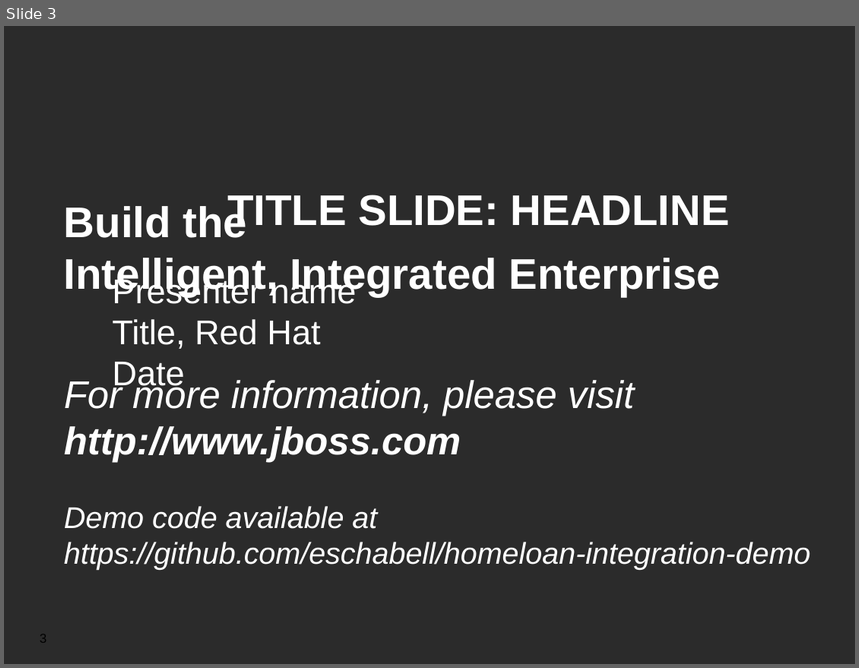
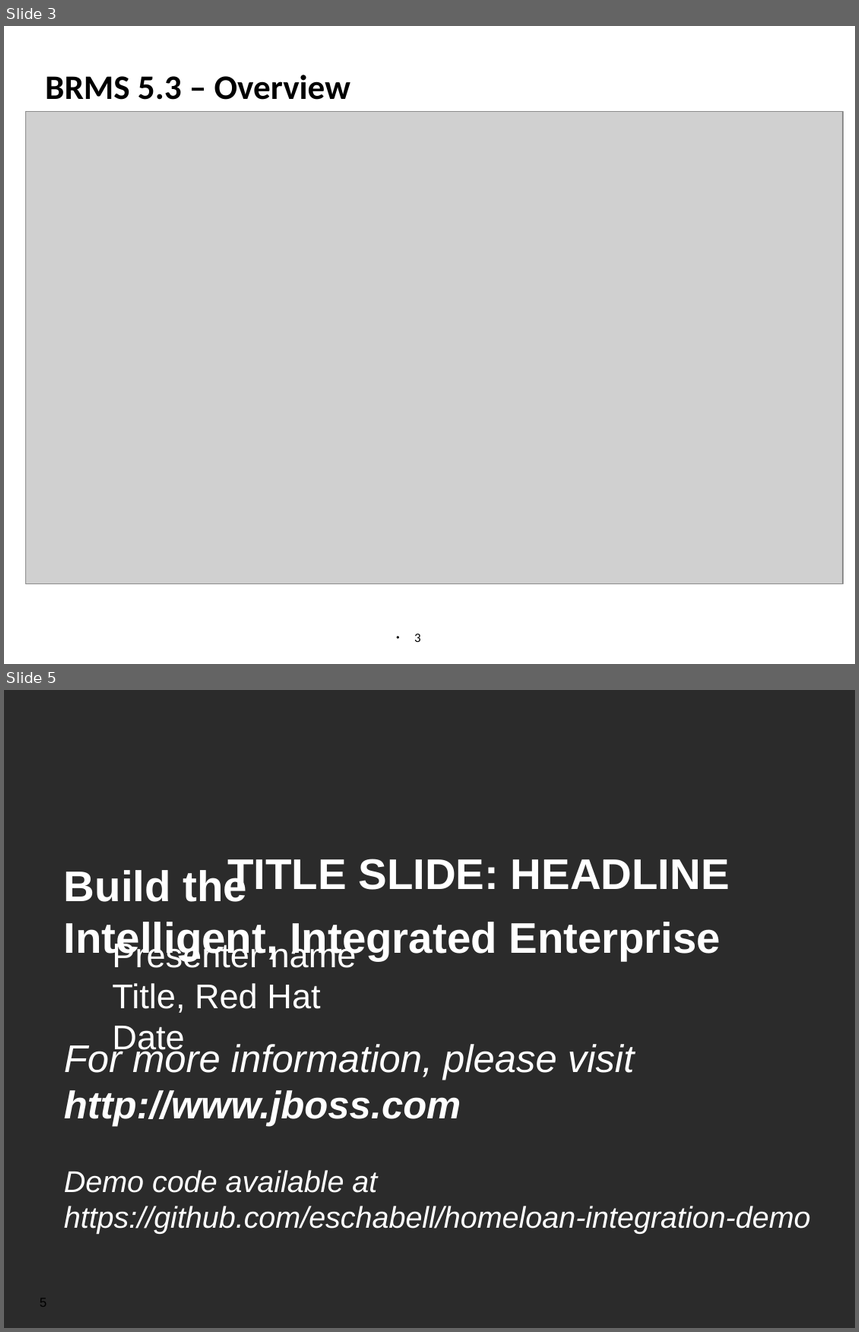
Before and after one commit to jbossdemocentral/homeloan-integration-demo, a slide deck: Demo Overview.odp. Shown one above the other, each under a label of ours: slide 3 before the commit, slides 3 and 5 after it; the slides between them are not shown. The pictures are 859x668 and 859x1332 pixels, drawn with LibreOffice and Linux fonts; fonts in the diff are those of the drawing; grey boxes stand for pictures; background and template pictures are left out; a plain dark background stands for a picture behind light text. Boxes give left, top, right and bottom in pixels: in the first picture for what was removed or moved away, otherwise in the second. Text is boxed around its words. In the diff, an @@ line names an element or a change of style, - is before the commit and + after.

Commit message:
Added overview soa and brms slides.

```diff
--- a/Demo Overview.odp
+++ b/Demo Overview.odp
@@ slide 3 added at (x1=4, y1=26, x2=855, y2=664), background #FFFFFF @@
@@ title added at (x1=45, y1=75, x2=351, y2=100), 32 pt, text #000000, bold @@
+BRMS 5.3 – Overview
@@ picture added at (x1=25, y1=111, x2=843, y2=584) @@
@@ page number added at (x1=414, y1=634, x2=421, y2=642), 12 pt, text #000000 @@
+● 3
@@ what was slide 3 is now slide 5 @@
@@ page number at (x1=40, y1=1300, x2=47, y2=1307): text changed @@
-3
+5
```
Also in this commit, not shown: 1 slide changed, 1 other slide added, 1 other file.
